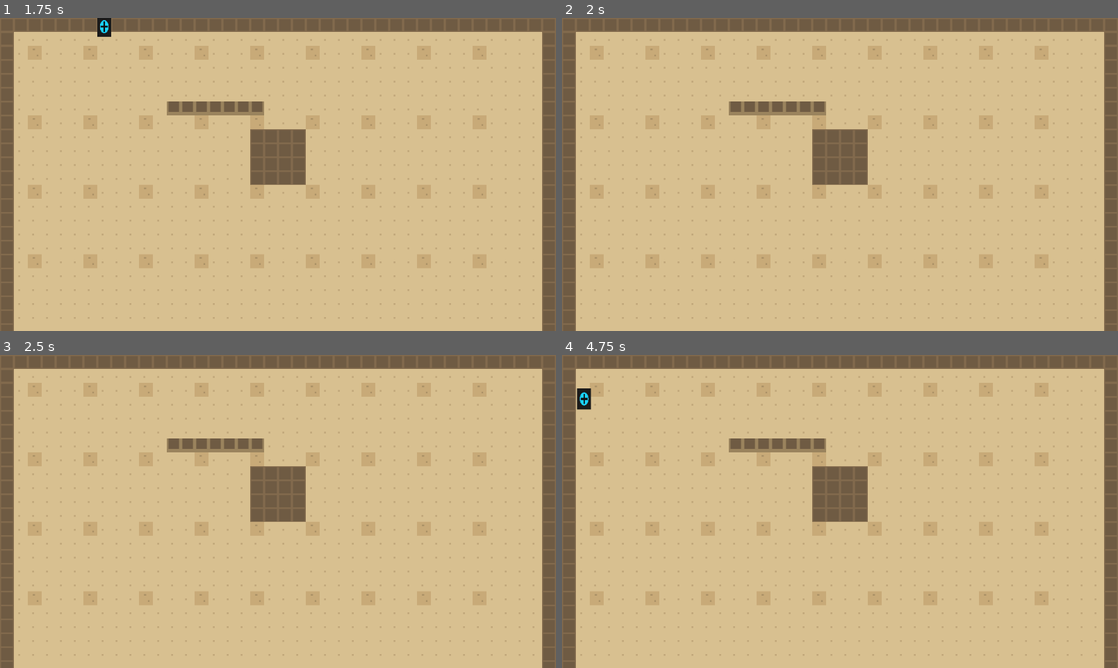
Above: before the commit, frames 1-4 (two rows, left to right).
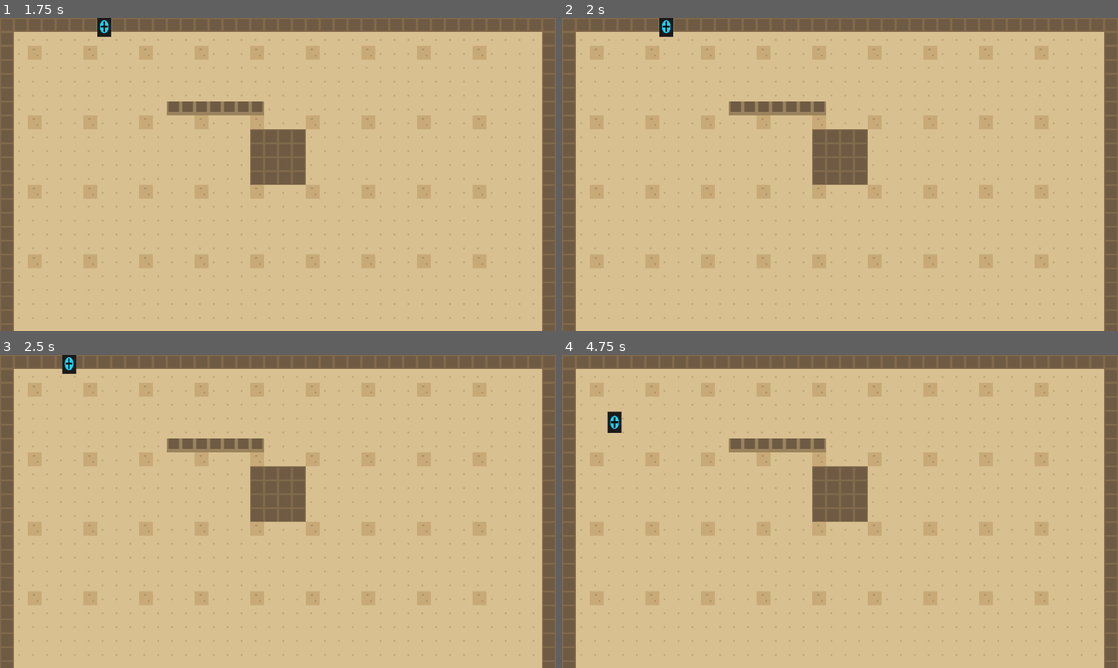
Above: after the commit, the same moments.

Repository: Barachiell/unit-7-oasis
Game: Godot game, scene res://scenes/debug/test_room.tscn
The game is run twice, just before and just after one commit, with the same random seed, the same clock (stepped at 60 frames per second) and the same inputs. This scene is started directly instead of the project's main scene.
Inputs (mouse positions are in pixels of both pictures, inside the frame that each line leads up to):
- Up to frame 1 (1.75 s): tap Enter (advance_dialogue) at 0.5, 0.6 s; move the mouse to (250, 237) at 0.52 s; hold W (move_up) from 0.53 s (still down); click (250, 237) at 0.67 s; move the mouse to (444, 221) at 1.27 s; tap Space (dash) at 1.35 s
- Up to frame 2 (2 s): keep holding W (move_up)
- Up to frame 3 (2.5 s): move the mouse to (111, 464) at 2.02 s; release W (move_up) at 2.03 s; hold A (move_left) from 2.03 s (still down); tap E (interact) at 2.1 s
- Up to frame 4 (4.75 s): move the mouse to (867, 511) at 2.77 s; tap Shift (run) at 2.85 s; click (867, 511) at 2.92 s; tap Space (dash) at 3.5 s; move the mouse to (756, 433) at 3.52 s; release A (move_left) at 3.53 s; hold S (move_down) 3.53-4.28 s; click (756, 433) at 3.6 s; move the mouse to (962, 495) at 4.27 s; hold D (move_right) from 4.28 s (still down); tap R (use_coolant) at 4.35 s

Frame 1 is identical in both runs. In frame 2, 0.1% of the frame differs, in the area x 17-20%, y 0-6%; in frame 3, 0.2%; in frame 4, 0.4%, in the area x 2-11%, y 10-25%.

Commit message:
Fix Block 2: assign tile collisions after source registration
Co-authored-by: Copilot <223556219+Copilot@users.noreply.github.com>

Diff:
--- a/scripts/debug/test_room_setup.gd
+++ b/scripts/debug/test_room_setup.gd
@@ -43,6 +43,8 @@
 	for tile_x in range(4):
 		atlas.create_tile(Vector2i(tile_x, 0))
 
+	tile_set.add_source(atlas, TILE_SOURCE_ID)
+
 	var solid_tile := atlas.get_tile_data(TILE_SOLID, 0)
 	solid_tile.set_collision_polygons_count(0, 1)
 	solid_tile.set_collision_polygon_points(
@@ -51,7 +53,6 @@
 		PackedVector2Array([Vector2(-8, -8), Vector2(8, -8), Vector2(8, 8), Vector2(-8, 8)])
 	)
 
-	tile_set.add_source(atlas, TILE_SOURCE_ID)
 	return tile_set
 
 func _paint_ground() -> void:
